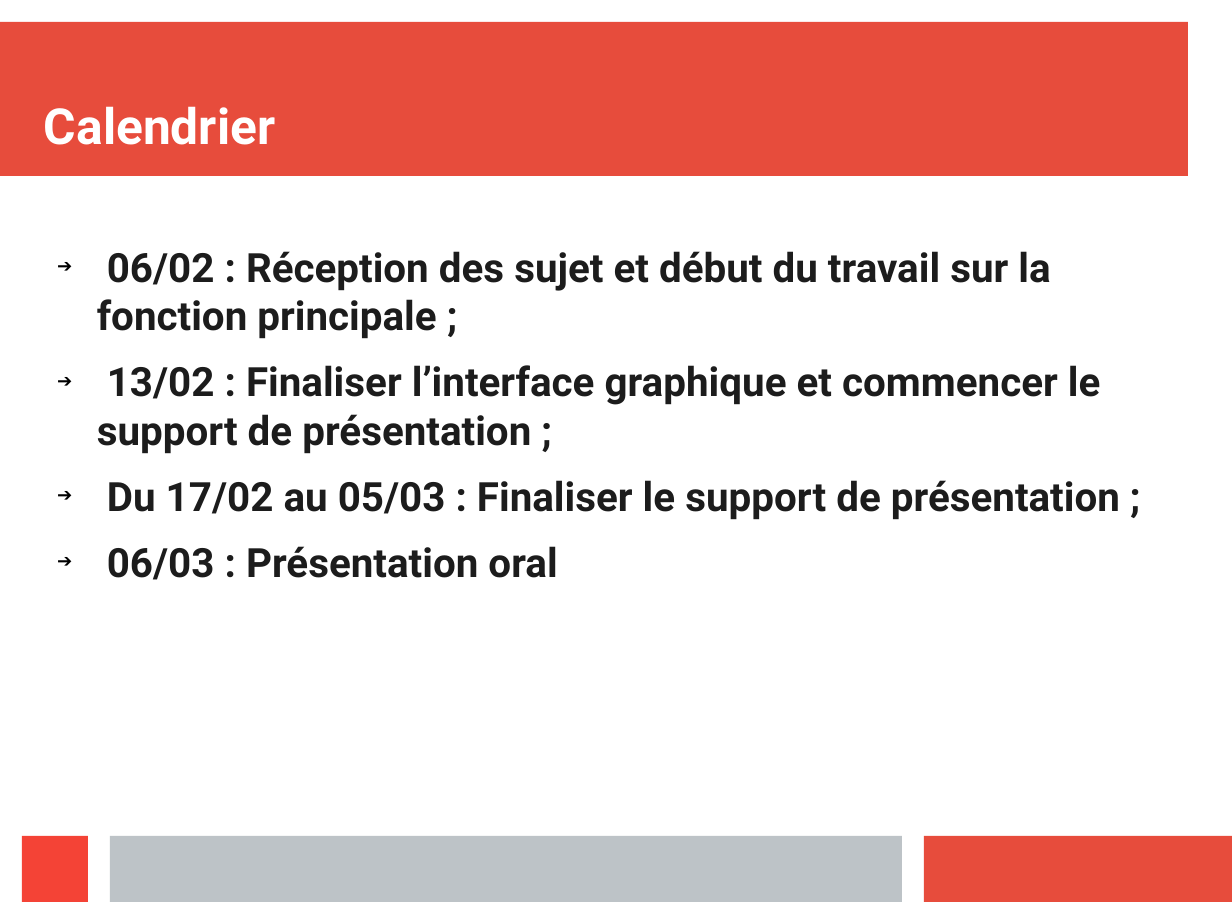
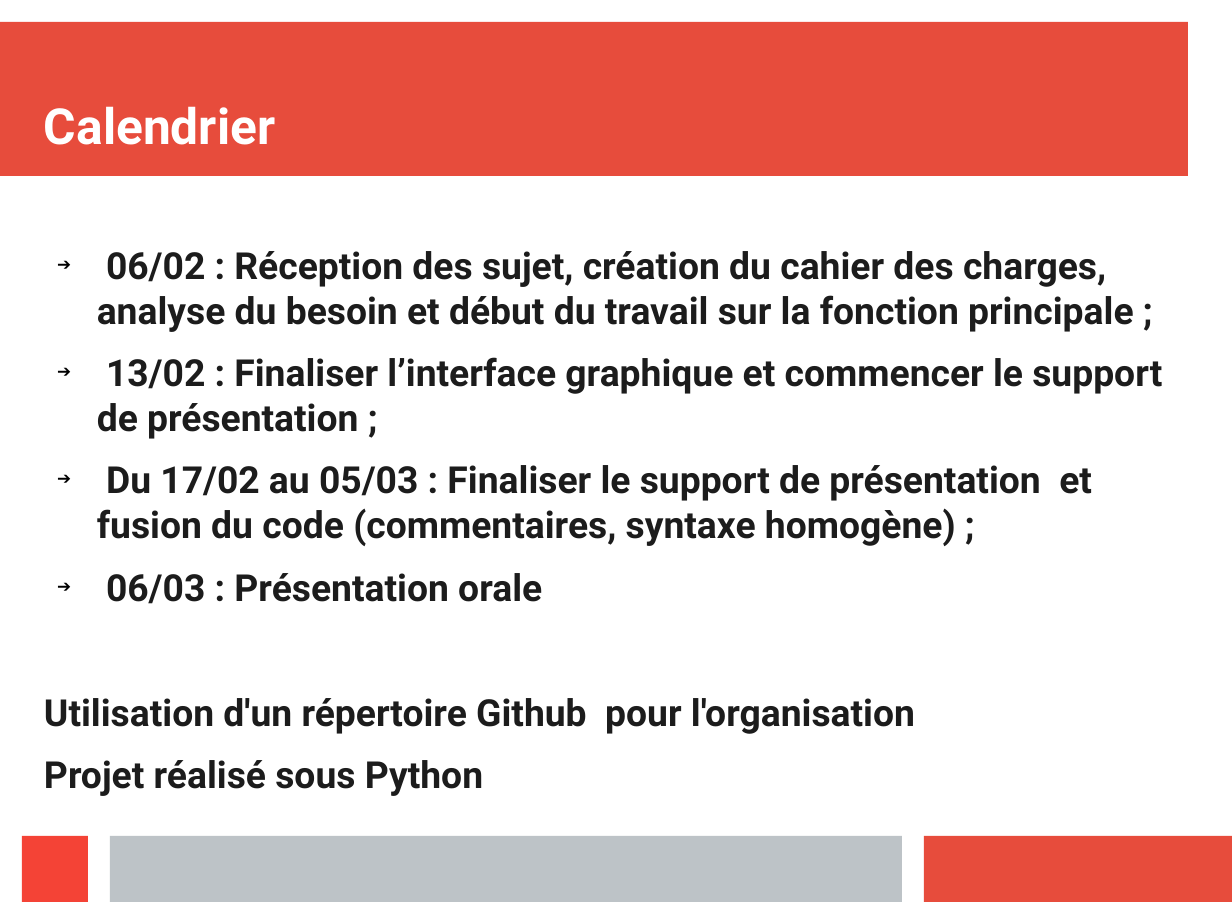
Before and after one commit to 0xbeefed/FreqAnalysis, a slide deck: slide 4 of presentationOral.odp (slide 3 before the commit). Drawn at 1232x924 pixels with LibreOffice and Linux fonts; fonts in the diff are those of the drawing. Boxes give left, top, right and bottom in pixels: in the first picture for what was removed or moved away, otherwise in the second. Text is boxed around its words. In the diff, an @@ line names an element or a change of style, - is before the commit and + after.

Commit message:
MAJ presentation

```diff
--- a/presentationOral.odp
+++ b/presentationOral.odp
@@ text at [97, 251, 1133, 332]: text changed; size 26 to 24.1 pt @@
-➔ 06/02 : Réception des sujet et début du travail sur la fonction principale ;
+➔ 06/02 : Réception des sujet, création du cahier des charges, analyse du besoin et début du travail sur la fonction principale ;
@@ text at [97, 357, 1162, 439]: size 26 to 24.1 pt in "13/02 : Finaliser l’interface graphique et commencer ..." @@
@@ text at [44, 465, 1092, 796]: text changed; size 26 to 24.1 pt @@
-➔ Du 17/02 au 05/03 : Finaliser le support de présentation ;
-➔ 06/03 : Présentation oral
+➔ Du 17/02 au 05/03 : Finaliser le support de présentation et fusion du code (commentaires, syntaxe homogène) ;
+➔ 06/03 : Présentation orale
+Utilisation d'un répertoire Github pour l'organisation
+Projet réalisé sous Python
```
Also in this commit, not shown: 4 other slides changed, 4 slides added, 1 slide removed.
